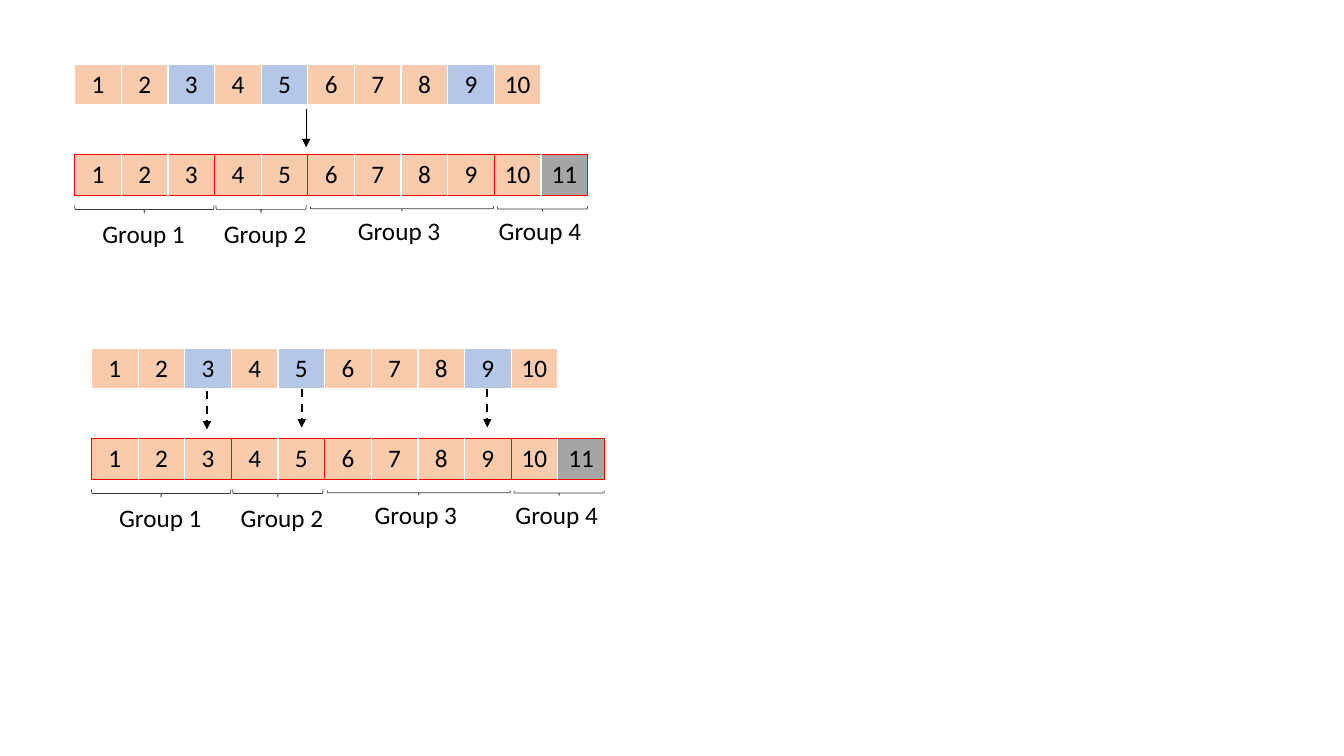
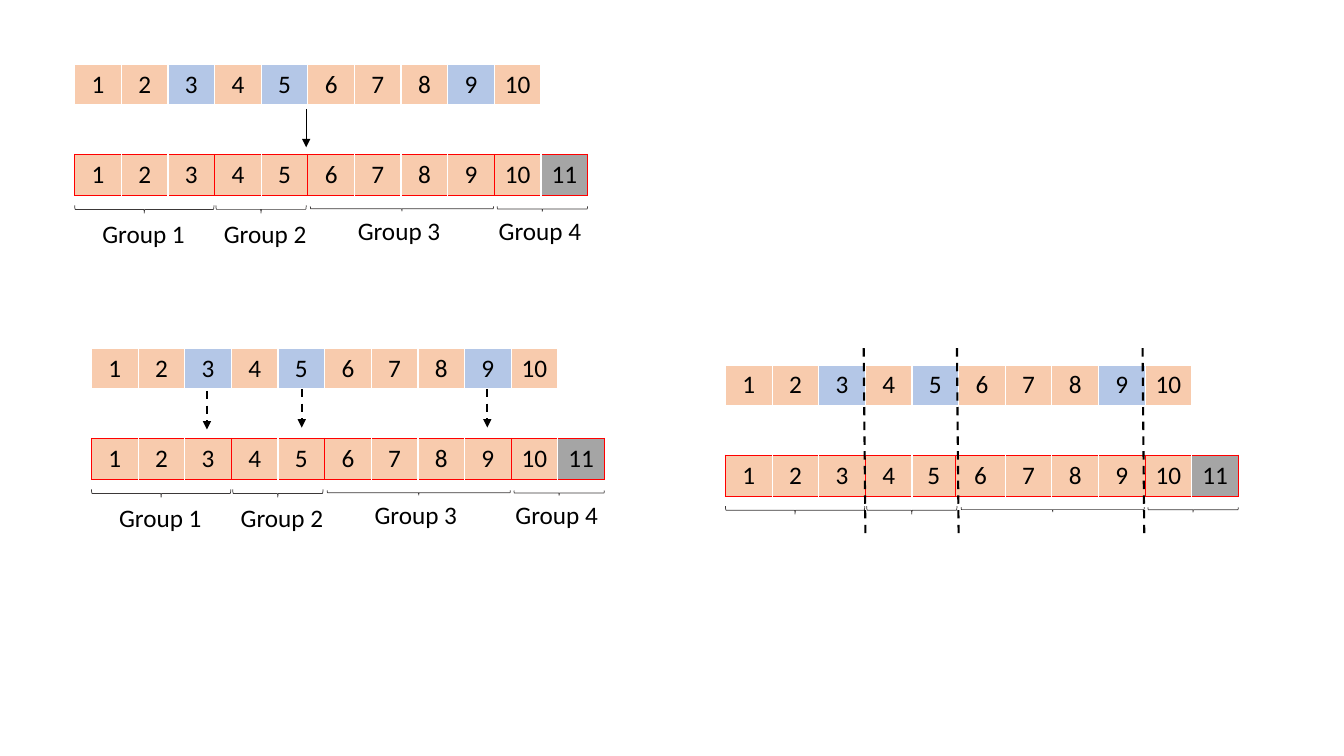
Before and after one commit to Dis-count/HKUST_TOPIC, a slide deck: slide 7 of Dissertation/Beamer/test.pptx. Drawn at 1344x756 pixels with LibreOffice and Linux fonts; fonts in the diff are those of the drawing. Boxes give left, top, right and bottom in pixels: in the first picture for what was removed or moved away, otherwise in the second. Text is boxed around its words. In the diff, an @@ line names an element or a change of style, - is before the commit and + after.

```diff
--- a/Dissertation/Beamer/test.pptx
+++ b/Dissertation/Beamer/test.pptx
@@ line added from (864, 348) to (866, 535), #000000 1.5 pt dashed @@
@@ line added from (957, 348) to (959, 535), #000000 1.5 pt dashed @@
@@ line added from (1143, 348) to (1144, 535), #000000 1.5 pt dashed @@
@@ table added at [726,365,1190,406], 1 rows, 10 columns @@
+1 | 2 | 3 | 4 | 5 | 6 | 7 | 8 | 9 | 10
@@ table added at [726,456,1236,497], 1 rows, 11 columns @@
+1 | 2 | 3 | 4 | 5 | 6 | 7 | 8 | 9 | 10 | 11
@@ left brace added at [726,506,865,514], outline #3B3838 0.5 pt @@
@@ left brace added at [867,506,958,514], outline #3B3838 0.5 pt @@
@@ left brace added at [961,508,1145,513], outline #3B3838 0.5 pt @@
@@ left brace added at [1148,508,1239,513], outline #3B3838 0.5 pt @@
```
Also in this commit, not shown: 27 other files.
